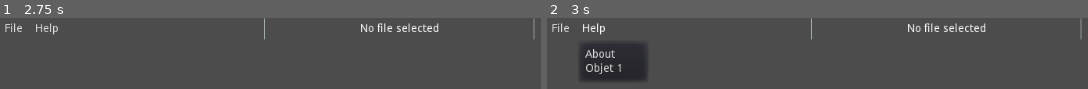
Above: before the commit, frames 1-2 (left to right).
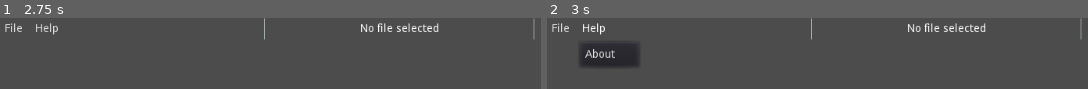
Above: after the commit, the same moments.

Repository: Lyaaaaaaaaaaaaaaa/Logs_Filter_2
Game: Godot game, scene res://src/main.tscn
Two runs of this game, one before a commit and one after it. Both use one fixed random seed, a clock stepped at 60 frames per second and the inputs below.
Inputs:
- Up to frame 1 (2.75 s): click "File" at 0.5 s; click "File" at 1.25 s; click "File" at 2 s
- Up to frame 2 (3 s): click "Help" at 2.75 s

Frame 1 is identical in both runs. In frame 2, 2.6% of the frame differs, in the area x 6-19%, y 36-89%.

Commit message:
Removed test item from the top_menu scene
- The help menu had a test item.

Diff:
--- a/Godot/src/interface/top_menu.tscn
+++ b/Godot/src/interface/top_menu.tscn
@@ -43,7 +43,7 @@
 margin_bottom = 28.0
 mouse_default_cursor_shape = 2
 text = "Help"
-items = [ "About", null, 0, false, false, 0, 0, null, "", false, "Objet 1", null, 0, false, false, 1, 0, null, "", false ]
+items = [ "About", null, 0, false, false, 0, 0, null, "", false ]
 switch_on_hover = true
 
 [node name="VSeparator" type="VSeparator" parent="HBoxContainer"]
